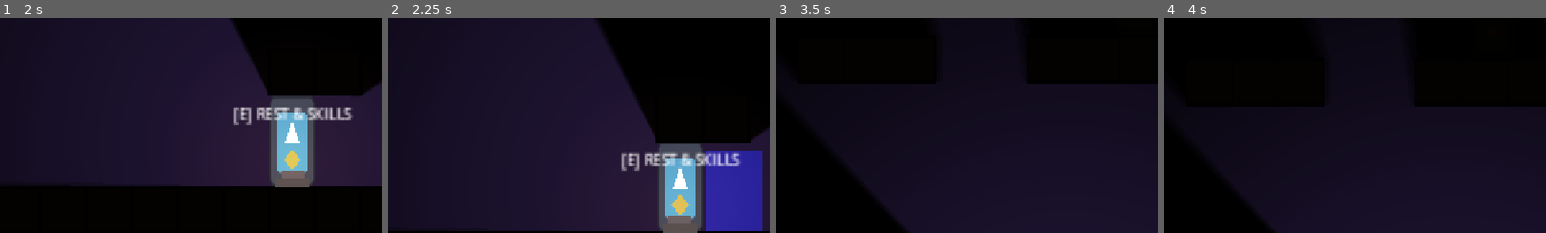
Above: before the commit, frames 1-4 (left to right).
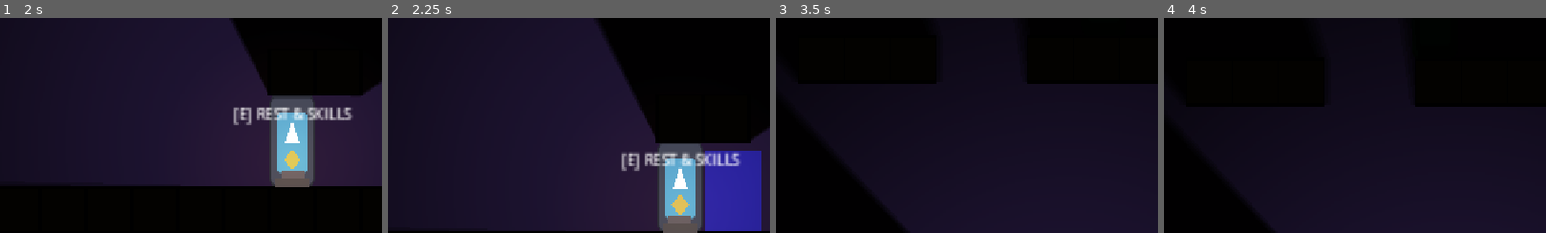
Above: after the commit, the same moments.

Repository: hikarirainbow/New-Project
Game: Godot game, scene res://scenes/ui/main_menu.tscn
The game is run twice, just before and just after one commit, with the same random seed, the same clock (stepped at 60 frames per second) and the same inputs. The engine's default icon, where the game draws it, is replaced by a stand-in: a white triangle on a blue panel in a dark square.
Inputs (mouse positions are % of the whole screen's width and height, from its top left):
- Up to frame 1 (2 s): click "Play" at 0.5 s; click "New Game" at 1.25 s
- Up to frame 2 (2.25 s): tap Enter at 2 s; move the mouse to (55, 50) at 2.02 s; hold Up from 2.03 s (still down); tap X (attack) at 2.1 s
- Up to frame 3 (3.5 s): keep holding Up; tap Space (jump) at 2.27, 3.02 s; move the mouse to (45, 50) at 2.77 s; tap C (dash) at 2.85 s
- Up to frame 4 (4 s): keep holding Up; move the mouse to (52, 48) at 3.52 s; tap E (interact) at 3.6 s
The pictures show only the part of the screen within x 12-62%, y 50-100%; the shares and areas given below are measured in that part.

Frame 1 is identical in both runs. In frame 2, 0.2% of the frame differs, in the area x 83-98%, y 61-100%; in frame 3, less than 0.1%; in frame 4, less than 0.1%.

Commit message:
feat: implement joint Goblin and Orc spawning and type-safe corpse restoration in RoomManager

Diff:
--- a/scenes/levels/sandbox_level.gd
+++ b/scenes/levels/sandbox_level.gd
@@ -2,6 +2,7 @@
 
 const MapTile = preload("res://scenes/levels/map_tile.gd")
 const GoblinScene = preload("res://scenes/enemies/goblin.tscn")
+const OrcScene = preload("res://scenes/enemies/orc.tscn")
 
 const TILE  = 32
 const COLS  = 60   # 1920 px wide
@@ -105,9 +106,21 @@
 
 	var path = scene_file_path
 	if room_manager.persisted_corpses.has(path):
-		var corpse_positions = room_manager.persisted_corpses[path]
-		for pos in corpse_positions:
-			var corpse = GoblinScene.instantiate()
+		var corpse_data = room_manager.persisted_corpses[path]
+		for data in corpse_data:
+			var corpse_scene = GoblinScene
+			var pos = Vector2.ZERO
+
+			if typeof(data) == TYPE_DICTIONARY:
+				var type = data.get("type", "goblin")
+				if type == "orc":
+					corpse_scene = OrcScene
+				pos = Vector2(data.get("pos_x", 0.0), data.get("pos_y", 0.0))
+			else:
+				# Backwards compatibility with old Vector2 format
+				pos = data
+
+			var corpse = corpse_scene.instantiate()
 			corpse.set_as_corpse()
 			corpse.position = pos
 			add_child(corpse)
@@ -174,7 +187,9 @@
 
 	while alive_count < 5:
 		var spawn_pos = _get_valid_spawn_position()
-		var new_enemy = GoblinScene.instantiate()
+		# 50% chance to spawn either a Goblin or an Orc
+		var enemy_scene = GoblinScene if randf() < 0.5 else OrcScene
+		var new_enemy = enemy_scene.instantiate()
 		new_enemy.position = spawn_pos
 		add_child(new_enemy)
 		alive_count += 1
--- a/scenes/levels/sandbox_level.tscn
+++ b/scenes/levels/sandbox_level.tscn
@@ -7,6 +7,7 @@
 [ext_resource type="PackedScene" path="res://scenes/enemies/goblin.tscn" id="5_goblin_tscn"]
 [ext_resource type="PackedScene" path="res://scenes/ui/settings_menu.tscn" id="6_settings_menu_tscn"]
 [ext_resource type="PackedScene" path="res://scenes/ui/inventory.tscn" id="7_inventory_tscn"]
+[ext_resource type="PackedScene" path="res://scenes/enemies/orc.tscn" id="8_orc_tscn"]
 
 [node name="SandboxLevel" type="Node2D"]
 script = ExtResource("0_level_gd")
@@ -25,3 +26,6 @@
 
 [node name="Goblin" parent="." instance=ExtResource("5_goblin_tscn")]
 position = Vector2(640, 592)
+
+[node name="Orc" parent="." instance=ExtResource("8_orc_tscn")]
+position = Vector2(800, 592)
--- a/scenes/player/player.tscn
+++ b/scenes/player/player.tscn
@@ -107,6 +107,7 @@
 disabled = true
 
 [node name="AttackComponent" type="Node2D" parent="." unique_id=604077988]
+position = Vector2(-1, 0)
 script = ExtResource("3_attack_component_gd")
 
 [node name="DashComponent" type="Node" parent="." unique_id=1491419929]
--- a/scripts/room_manager.gd
+++ b/scripts/room_manager.gd
@@ -101,7 +101,14 @@
 	var corpses = []
 	for enemy in room_node.get_tree().get_nodes_in_group("enemies"):
 		if is_instance_valid(enemy) and not enemy.is_alive():
-			corpses.append(enemy.global_position)
+			var type_str = "goblin"
+			if enemy is Orc:
+				type_str = "orc"
+			corpses.append({
+				"pos_x": enemy.global_position.x,
+				"pos_y": enemy.global_position.y,
+				"type": type_str
+			})
 
 	# Limit maximum saved corpses to 15 per room to prevent rendering/physics lag
 	if corpses.size() > 15:
Not shown, added: scenes/enemies/orc.gd.uid
Not shown: 1 places in scenes/enemies/orc.tscn that only renumber resources
